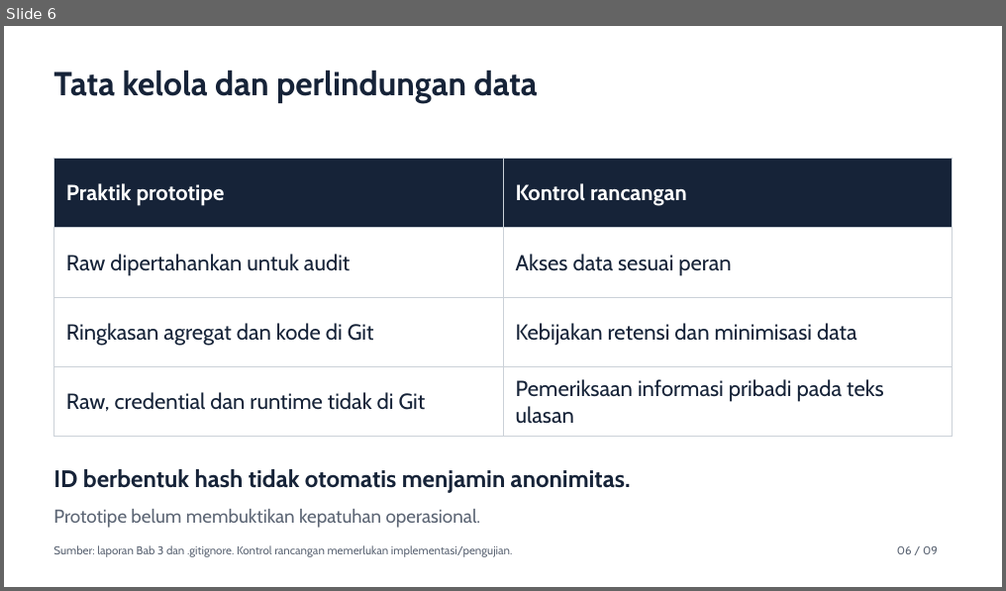
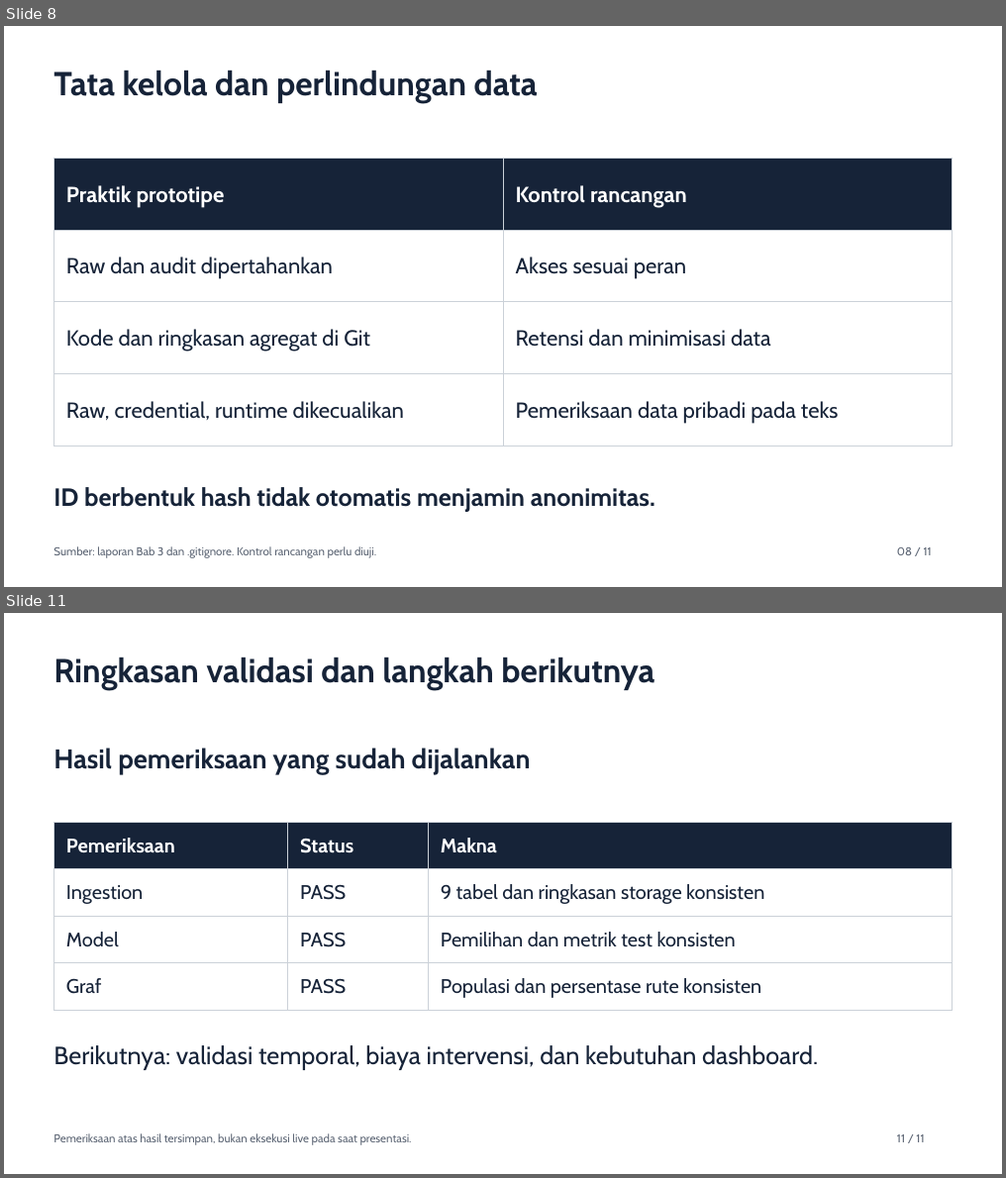
Before and after one commit to yanlis-lase-SSG7/2611-bigDataAnalitycs-assignment1, a slide deck: presentations/Assignment_I_Olist_2702751284.pptx. Shown one above the other, each under a label of ours: slide 6 before the commit, slides 8 and 11 after it; the slides between them are not shown. The pictures are 1006x591 and 1006x1178 pixels, drawn with LibreOffice and Linux fonts; fonts in the diff are those of the drawing. Boxes give left, top, right and bottom in pixels: in the first picture for what was removed or moved away, otherwise in the second. Text is boxed around its words. In the diff, an @@ line names an element or a change of style, - is before the commit and + after.

```diff
--- a/presentations/Assignment_I_Olist_2702751284.pptx
+++ b/presentations/Assignment_I_Olist_2702751284.pptx
@@ slide 11 added at (4,613,1002,1174), background #FFFFFF @@
@@ text added at (54,657,654,690), 32 pt, text #162338, bold @@
+Ringkasan validasi dan langkah berikutnya
@@ text added at (54,748,531,774), 26 pt, text #162338, bold @@
+Hasil pemeriksaan yang sudah dijalankan
@@ table added at (54,822,952,1010), 4 rows, 3 columns @@
+Pemeriksaan | Status | Makna
+Ingestion | PASS | 9 tabel dan ringkasan storage konsisten
+Model | PASS | Pemilihan dan metrik test konsisten
+Graf | PASS | Populasi dan persentase rute konsisten
@@ text added at (54,1046,818,1070), 24 pt, text #162338 @@
+Berikutnya: validasi temporal, biaya intervensi, dan kebutuhan dashboard.
@@ text added at (54,1134,412,1146), 11 pt, text #5D6675 @@
+Pemeriksaan atas hasil tersimpan, bukan eksekusi live pada saat presentasi.
@@ text added at (897,1135,924,1143), 11 pt, text #5D6675 @@
+11 / 11
@@ what was slide 6 is now slide 8 @@
@@ slide 8 changed as well @@
@@ table at (54,158,952,446) @@
-row 2, column 1: Raw dipertahankan untuk audit
+row 2, column 1: Raw dan audit dipertahankan
-row 2, column 2: Akses data sesuai peran
+row 2, column 2: Akses sesuai peran
-row 3, column 1: Ringkasan agregat dan kode di Git
+row 3, column 1: Kode dan ringkasan agregat di Git
-row 3, column 2: Kebijakan retensi dan minimisasi data
+row 3, column 2: Retensi dan minimisasi data
-row 4, column 1: Raw, credential dan runtime tidak di Git
+row 4, column 1: Raw, credential, runtime dikecualikan
-row 4, column 2: Pemeriksaan informasi pribadi pada teks ulasan
+row 4, column 2: Pemeriksaan data pribadi pada teks
@@ text "ID berbentuk hash tidak otomatis ...": place and size @@
-text "ID berbentuk hash tidak otomatis ..." at (54,470,631,493)
+text "ID berbentuk hash tidak otomatis ..." at (54,487,655,512)
@@ text "ID berbentuk hash tidak otomatis ..." at (54,487,655,512): size 23 to 24 pt @@
@@ text removed at (54,509,481,528) @@
-Prototipe belum membuktikan kepatuhan operasional.
@@ text at (54,547,376,559): text changed @@
-Sumber: laporan Bab 3 dan .gitignore. Kontrol rancangan memerlukan implementasi/pengujian.
+Sumber: laporan Bab 3 dan .gitignore. Kontrol rancangan perlu diuji.
@@ text at (897,548,932,556): text changed @@
-06 / 09
+08 / 11
```
Also in this commit, not shown: 4 other slides changed, 5 other slides added, 4 slides removed, 4 other files.
